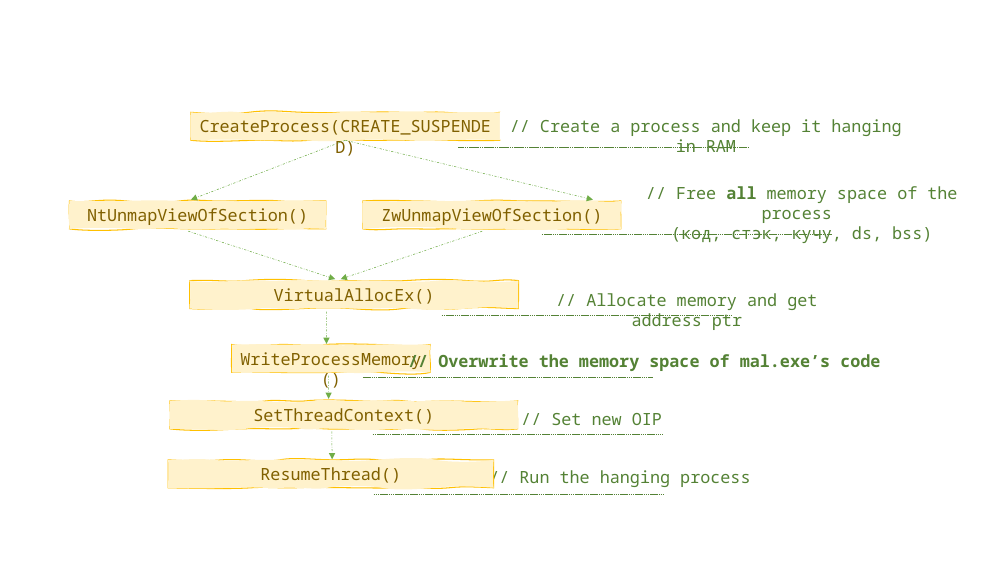
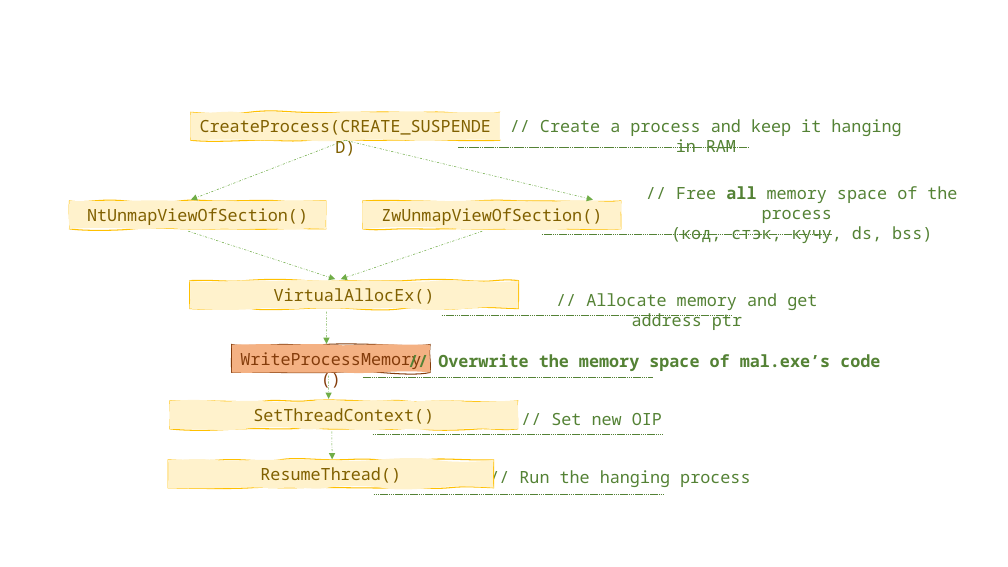
Before and after one commit to ShH01m3s/ShH01m3s.github.io, a slide deck: slide 13 of files/presentations/Injects_p1.pptx. Drawn at 1008x567 pixels with LibreOffice and Linux fonts; fonts in the diff are those of the drawing. Boxes give left, top, right and bottom in pixels: in the first picture for what was removed or moved away, otherwise in the second. Text is boxed around its words. In the diff, an @@ line names an element or a change of style, - is before the commit and + after.

```diff
--- a/files/presentations/Injects_p1.pptx
+++ b/files/presentations/Injects_p1.pptx
@@ freeform shape "WriteProcessMemory()" at [232, 345, 430, 373]: text colour #806000 to #843C0B; fill #FFF2CC to #F4B183; outline #FFC000 1 pt to #843C0B 1 pt @@
```
Also in this commit, not shown: 1 other slide changed, 4 slides added, 1 slide removed, 31 other files.
